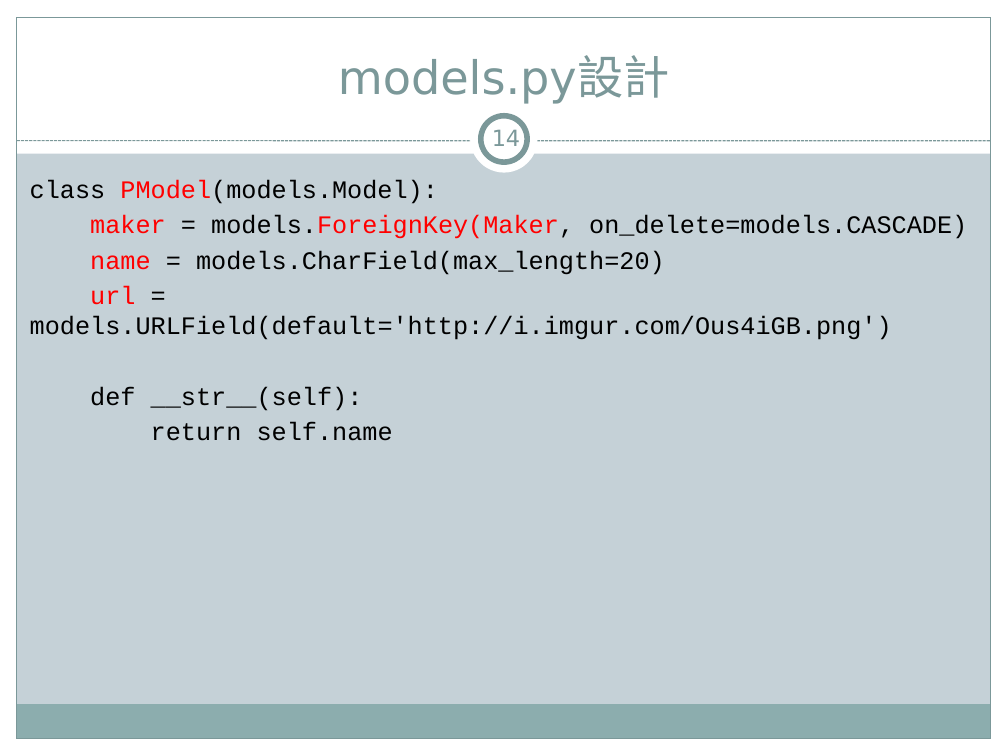
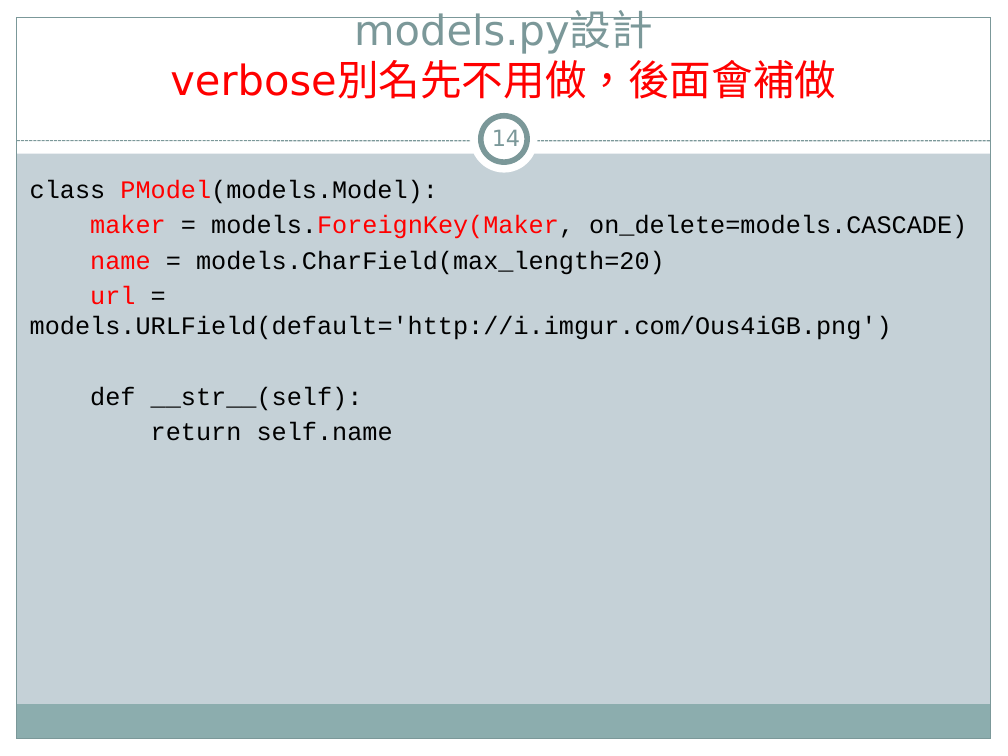
Before and after one commit to jacktea88/406django, a slide deck: slide 14 of ch07/Django4-ch07-1103.pptx. Drawn at 1008x756 pixels with LibreOffice and Linux fonts; fonts in the diff are those of the drawing. Boxes give left, top, right and bottom in pixels: in the first picture for what was removed or moved away, otherwise in the second. Text is boxed around its words. In the diff, an @@ line names an element or a change of style, - is before the commit and + after.

```diff
--- a/ch07/Django4-ch07-1103.pptx
+++ b/ch07/Django4-ch07-1103.pptx
@@ title at box(170, 11, 836, 99): text changed; size 33 to 29.7 pt; text colour #7C999A to #FF0000 @@
-models.py設計
+models.py設計
+verbose別名先不用做，後面會補做
```
Also in this commit, not shown: 5 other slides changed, 3 other files.
